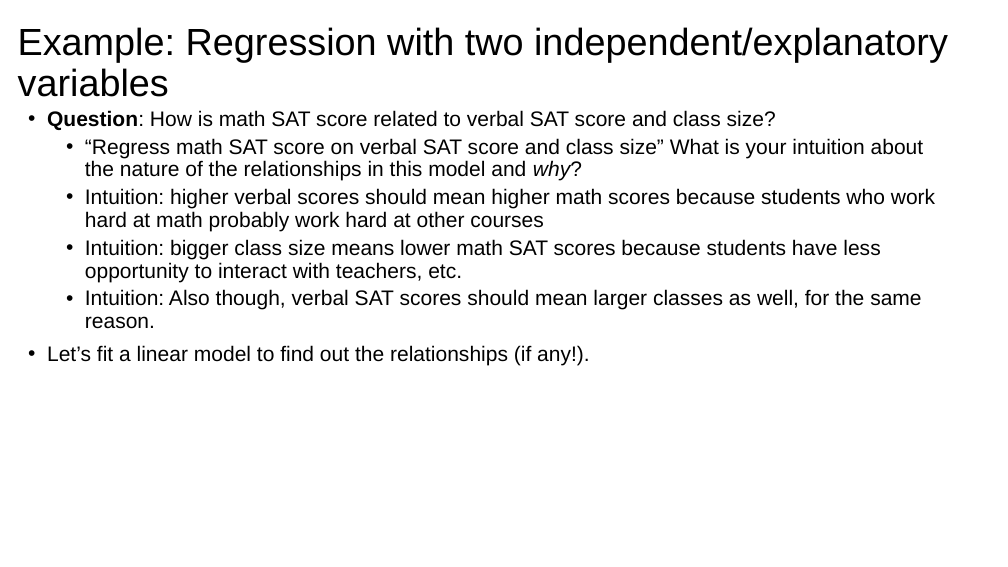
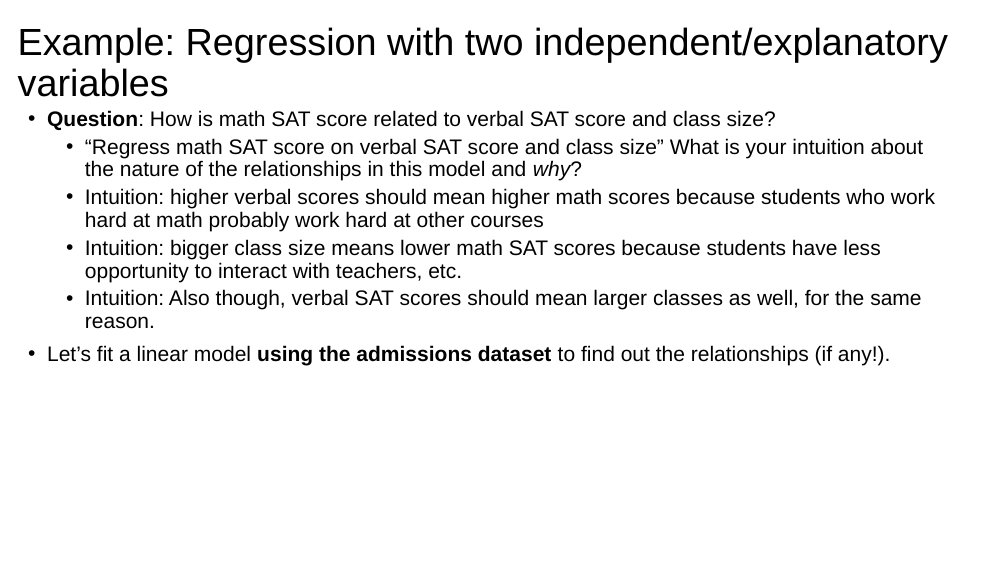
Before and after one commit to issues-osu/statsii-spring2026, a slide deck: slide 32 of slides/Effect_Sizes/Effect Size, Confidence Intervals, and Diagnostic.pptx (slide 29 before the commit). Drawn at 1008x567 pixels with LibreOffice and Linux fonts; fonts in the diff are those of the drawing. Boxes give left, top, right and bottom in pixels: in the first picture for what was removed or moved away, otherwise in the second. Text is boxed around its words. In the diff, an @@ line names an element or a change of style, - is before the commit and + after.

```diff
--- a/slides/Effect_Sizes/Effect Size, Confidence Intervals, and Diagnostic.pptx
+++ b/slides/Effect_Sizes/Effect Size, Confidence Intervals, and Diagnostic.pptx
@@ text at <box>47,345,891,366</box>: text changed @@
-• Let’s fit a linear model to find out the relationships (if any!).
+• Let’s fit a linear model using the admissions dataset to find out the relationships (if any!).
```
Also in this commit, not shown: 18 other slides changed, 14 slides added, 2 slides removed, 2 other files.
